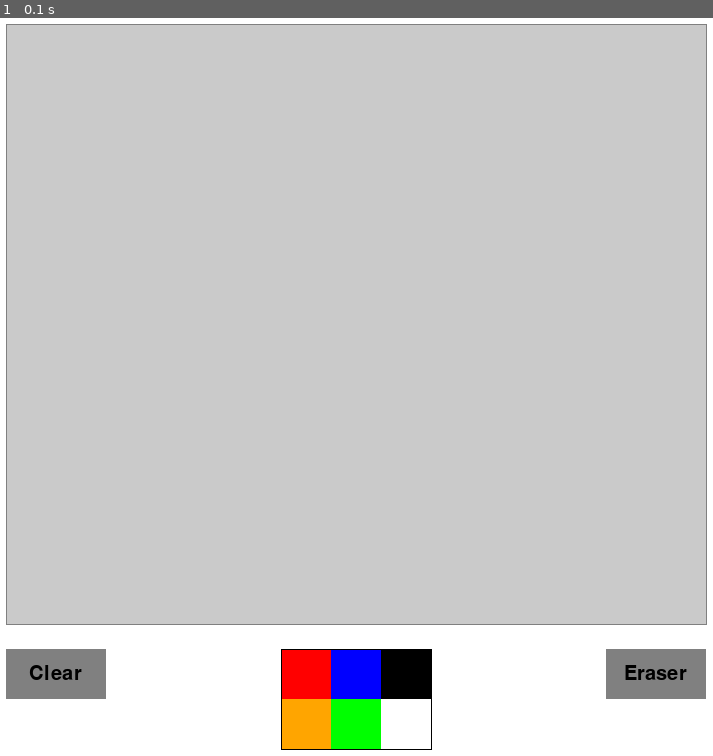
Above: before the commit, frame 1.
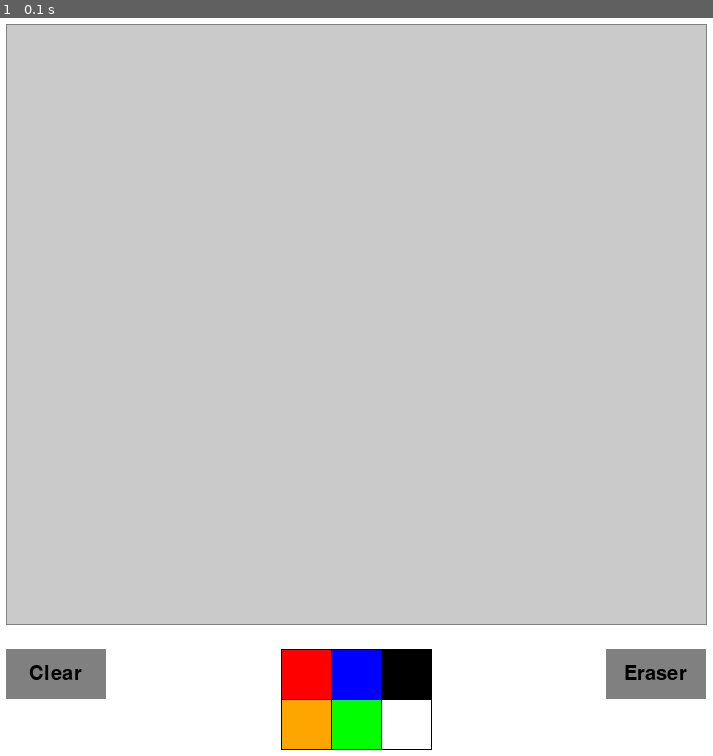
Above: after the commit, the same moment.

Repository: jackgpalfrey/PygameDrawingProgram
Game: pygame game, started from main.py
Two runs of this game, one before a commit and one after it. Both use one fixed random seed, a clock stepped at 60 frames per second and the inputs below.
Inputs:
- Up to frame 1 (0.1 s): no input

The runs differ from the first frame. In frame 1, less than 0.1% of the frame differs, in the area x 39-61%, y 85-100%.

Commit message:
Added Background Changing Functionality

Diff:
--- a/main.py
+++ b/main.py
@@ -37,7 +37,8 @@
         self.yOffset = surfaceYOffset
         self.xDensity = pixelXDensity
         self.yDensity = pixelYDensity
-        self.baseColor = Color.LIGHT_GREY # Color all pixels will start as
+        self.defaultBaseColor = Color.LIGHT_GREY
+        self.baseColor = self.defaultBaseColor# Color all pixels will start as
 
 
         self.createPixelGrid(self.width,self.height,self.xDensity,self.yDensity)
@@ -66,12 +67,13 @@
         for row in range(xPixelDensity):
             pixelGrid.append([])
             for pixel in range(yPixelDensity):
-                pixelGrid[row].append(self.baseColor)
+                pixelGrid[row].append(self.defaultBaseColor)
 
 
         self.pixelGrid = pixelGrid
 
         return pixelGrid
+
 
 
     def getPixelGird(self):
@@ -91,10 +93,10 @@
                 color = self.pixelGrid[row][pixel]
                 pygame.draw.rect(self.win, color, (xPos,yPos,self.xPixelSize,self.yPixelSize))
 
-        pygame.draw.line(self.win,Color.GREY,(self.xOffset, self.yOffset),(self.xOffset, self.yOffset + self.height))
-        pygame.draw.line(self.win,Color.GREY,(self.xOffset + self.width ,self.yOffset),(self.xOffset + self.width, self.yOffset + self.height))
-        pygame.draw.line(self.win,Color.GREY,(self.xOffset,self.yOffset + self.height),(self.xOffset + self.width, self.yOffset + self.height))
-        pygame.draw.line(self.win,Color.GREY,(self.xOffset,self.yOffset),(self.xOffset + self.width, self.yOffset))
+        pygame.draw.line(self.win,Color.GREY,(self.xOffset, self.yOffset),(self.xOffset, self.yOffset + self.height)) # Left Border
+        pygame.draw.line(self.win,Color.GREY,(self.xOffset + self.width ,self.yOffset),(self.xOffset + self.width, self.yOffset + self.height)) # Right Border
+        pygame.draw.line(self.win,Color.GREY,(self.xOffset,self.yOffset + self.height),(self.xOffset + self.width, self.yOffset + self.height)) # Bottom Border
+        pygame.draw.line(self.win,Color.GREY,(self.xOffset,self.yOffset),(self.xOffset + self.width, self.yOffset)) # Top Border
 
 
     def getMousedPixel(self,mousePos):
@@ -132,6 +134,15 @@
         if color == "ERASER": # Checks if color is ERASER if so sets color to the base color of the Draw Surface
             color = self.baseColor
         self.pixelGrid[gridPos[0]][gridPos[1]] = color
+
+
+    def changeBackground(self,color):
+        previousColor = self.baseColor
+        self.baseColor = color
+
+        for row in range(len(self.pixelGrid)):
+            for pixel in range(len(self.pixelGrid[row])):
+                self.pixelGrid[row][pixel] = color
 
 
 def drawMenu():
@@ -160,21 +171,26 @@
     pygame.draw.rect(win, Color.WHITE, (425,725,50,50)) # White Color Button
 
     # Draws Border Around Color Selector
-    pygame.draw.line(win,Color.BLACK,(325, 675),(475, 675))
-    pygame.draw.line(win,Color.BLACK,(325, 775),(475, 775))
-    pygame.draw.line(win,Color.BLACK,(325, 675),(325, 775))
-    pygame.draw.line(win,Color.BLACK,(475, 675),(475, 775))
-
-
-def checkMenuPos(mousePos):
+    pygame.draw.line(win,Color.BLACK,(325, 675),(475, 675)) # Top Border
+    pygame.draw.line(win,Color.BLACK,(325, 725),(475, 725)) # Middle Vetical Divider
+    pygame.draw.line(win,Color.BLACK,(325, 775),(475, 775)) # Bottom Border
+    pygame.draw.line(win,Color.BLACK,(325, 675),(325, 775)) # Left Border
+    pygame.draw.line(win,Color.BLACK,(475, 675),(475, 775)) # Right Border
+    pygame.draw.line(win,Color.BLACK,(375, 675),(375, 775)) # 1st Horizontal Divider
+    pygame.draw.line(win,Color.BLACK,(425, 675),(425, 775)) # 2nd Horizontal Divider
+
+
+def checkMenuPos(gridObject,mousePos):
     """ Takes Pixel Position of Mouse and finds what menu item has been clicked on
 
     Args:
         pos (tuple): Pixel Position of mouse
     """
     global paintColor
+    global changingBackground
     x,y = mousePos
 
+    previousPaintColor = paintColor
     if x >= 50 and x <= 150 and y >= 675 and y <= 725 : # Clear Button
         surf.createPixelGrid(700,600,70,60)
     elif x >= 650 and x <= 750 and y >= 675 and y <= 725 : # Eraser Button
@@ -192,6 +208,10 @@
     elif x >= 425 and x <= 475 and y >= 725 and y <= 775 : # White Button
         paintColor = Color.WHITE
 
+    if changingBackground:
+        gridObject.changeBackground(paintColor)
+        paintColor = previousPaintColor
+
 
 def clickHandler(drawSurface,mousePos,paintColor):
     """ Handles Mouse postion and clicks
@@ -204,7 +224,7 @@
     try: # Tries to get the pixelGrid coords of mouse
         gridPos = drawSurface.getMousedPixel(mousePos)
     except Exception: # If coords is outside of pixelGrid runs checkMenuPos() to determine if it clicked a menu item
-        checkMenuPos(mousePos)
+        checkMenuPos(drawSurface,mousePos)
     else: # If mousePos is inside pixelGrid runs DrawSurface.changeColor() to change the color of selected DrawSurface pixel to paintColor
         surf.changeColor(gridPos,paintColor)
 
@@ -215,12 +235,14 @@
 pygame.display.update()
 
 paintColor = Color.BLACK # Sets Default paintColor to black
+changingBackground = False
 
 # Main Game Loop
 running = True
 while running:
 
     # Draws UI
+    win.fill(Color.WHITE)
     surf.draw()
     drawMenu()
     pygame.display.update()
@@ -249,3 +271,11 @@
             # Backspace to Select Eraser Handling
             elif event.key == pygame.K_BACKSPACE:
                 paintColor = "ERASER"
+
+            elif event.key == pygame.K_RETURN:
+                changingBackground = True
+
+
+        elif event.type == pygame.KEYUP:
+            if event.key == pygame.K_RETURN:
+                changingBackground = False
Not shown, added: DevelopmentAssets/iconMockups.afdesign
